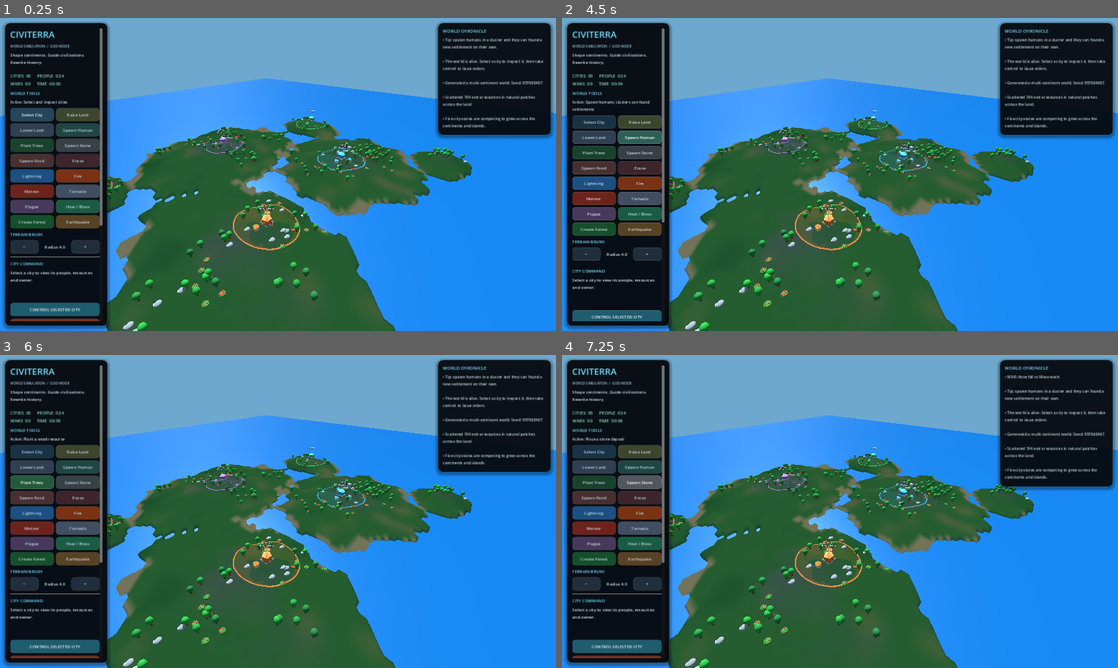
Above: before the commit, frames 1-4 (two rows, left to right).
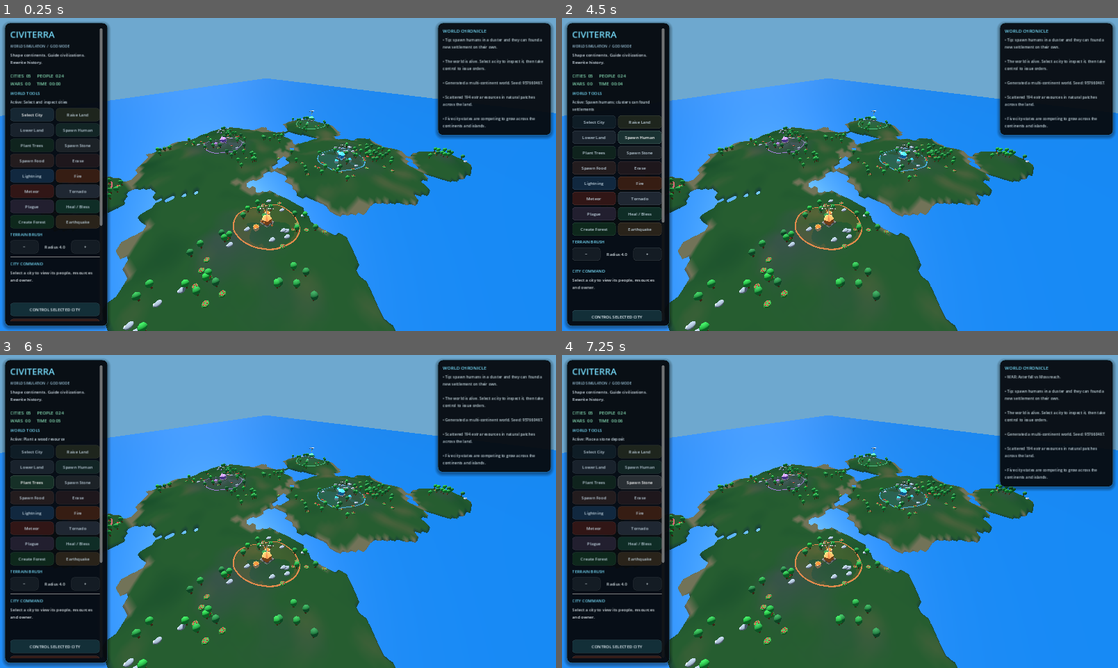
Above: after the commit, the same moments.

Repository: yoimdoingstuff/citysandbox
Game: Godot game, scene res://main.tscn
The game is run twice, just before and just after one commit, with the same random seed, the same clock (stepped at 60 frames per second) and the same inputs.
Inputs:
- Up to frame 1 (0.25 s): no input
- Up to frame 2 (4.5 s): click "Launch Missile" at 0.5 s; click "Launch Missile" at 1.25 s; click "Select City" at 2 s; click "Raise Land" at 2.75 s; click "Lower Land" at 3.5 s; click "Spawn Human" at 4.25 s
- Up to frame 3 (6 s): click "Select City" at 5 s; click "Plant Trees" at 5.75 s
- Up to frame 4 (7.25 s): click "Spawn Stone" at 6.5 s

The runs differ from the first frame. In frame 1, 5.4% of the frame differs, in the area x 1-18%, y 28-97%; in frame 2, 5.5%, in the area x 1-18%, y 31-97%; in frame 3, 5.5%; in frame 4, 5.5%.

Commit message:
Unify tool button colours into a cohesive dark UI

Diff:
--- a/main.gd
+++ b/main.gd
@@ -2413,9 +2413,12 @@
 
 func _button_style(color: Color) -> StyleBoxFlat:
 	var style := StyleBoxFlat.new()
-	style.bg_color = color
-	var border_color: Color = color.lightened(0.24)
-	border_color.a = 0.82
+	# Keep the buttons in one dark design system while retaining each tool's
+	# colour as a subdued accent rather than a row of unrelated bright blocks.
+	var base_color := Color(0.045, 0.065, 0.082)
+	style.bg_color = base_color.lerp(color, 0.40)
+	var border_color: Color = base_color.lerp(color.lightened(0.20), 0.66)
+	border_color.a = 0.88
 	style.border_color = border_color
 	style.set_border_width_all(1)
 	style.set_corner_radius_all(9)
